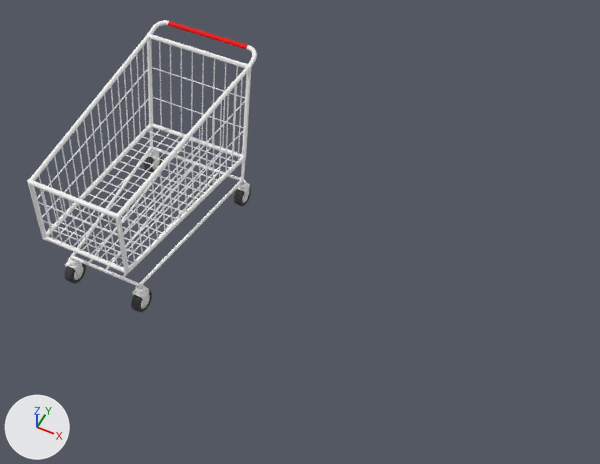
Two versions of the FBX model Market/Models/Cart.FBX, one commit apart.
Before and after are seen from a 50 mm camera at (2.81, -3.33, 4.67) aimed at (1.17, -0.04, 0.56). The lights are fixed; the arrows at lower left show +X, +Y and +Z. Where no turn or scale is listed for an object, it has been applied to the vertices.

The older version as bpy lines, for what is in view:
```python
me_mesh_005 = bpy.data.meshes.new('Mesh.005')
me_mesh_005.from_pydata(...)  # 2504 vertices, 1926 faces; spans x -0.43..0.43, y -0.85..0.85, z -0.53..0.53
me_mesh_005.materials.append(mat_默认_金属_005)  # white #fafafa
ob_grid = bpy.data.objects.new('Grid', me_mesh_005)
ob_grid.location = (0.0, 0.0, 0.681)
```
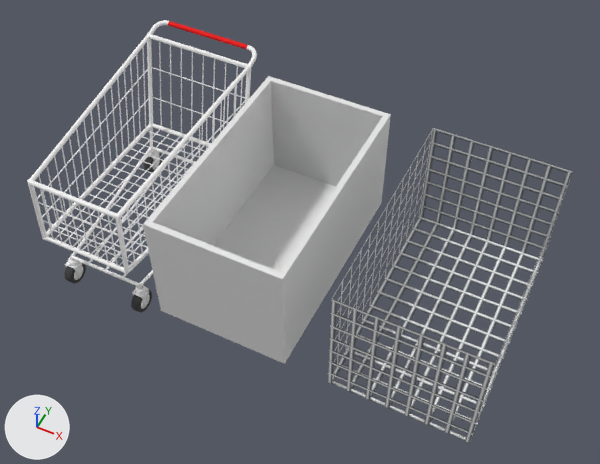
What differs and where, as boxes (x1, y1, x2, y2) in the pictures (600 x 464 px):
```json
{"object": "Box001", "change": "added", "after": [143, 76, 391, 364]}
{"object": "Box002", "change": "added", "after": [328, 128, 572, 443]}
```

Edits to the scene script, one JSON object a line:
```json
{"op": "add", "block": "img_railinguvw_png", "code": ["img_railinguvw_png = load_image('RailingUVW.png', '_unpacked/RailingUVW.png', 1020, 1733, 'sRGB')"]}
{"op": "add", "block": "mat_material__103", "code": ["mat_material__103 = principled_material('Material #103')", "mat_material__103.texture = img_railinguvw_png  # with its transparency", "mat_material__103.roughness = 0.859"]}
{"op": "add", "block": "me_mesh_007", "code": ["me_mesh_007 = bpy.data.meshes.new('Mesh.007')", "me_mesh_007.from_pydata(...)  # 8 vertices, 10 faces; spans x -0.45..0.45, y -0.76..0.76, z 0.0..0.83", "me_mesh_007.materials.append(mat_material__103)  # picture img_railinguvw_png"]}
{"op": "add", "block": "me_mesh_006", "code": ["me_mesh_006 = bpy.data.meshes.new('Mesh.006')", "me_mesh_006.from_pydata(...)  # 60 vertices, 58 faces; spans x -0.45..0.45, y -0.76..0.76, z 0.0..0.83"]}
{"op": "add", "block": "ob_box002", "code": ["ob_box002 = bpy.data.objects.new('Box002', me_mesh_007)", "ob_box002.location = (2.212, -0.097, 0.315)"]}
{"op": "add", "block": "ob_box001", "code": ["ob_box001 = bpy.data.objects.new('Box001', me_mesh_006)", "ob_box001.location = (1.021, -0.097, 0.315)"]}
```
